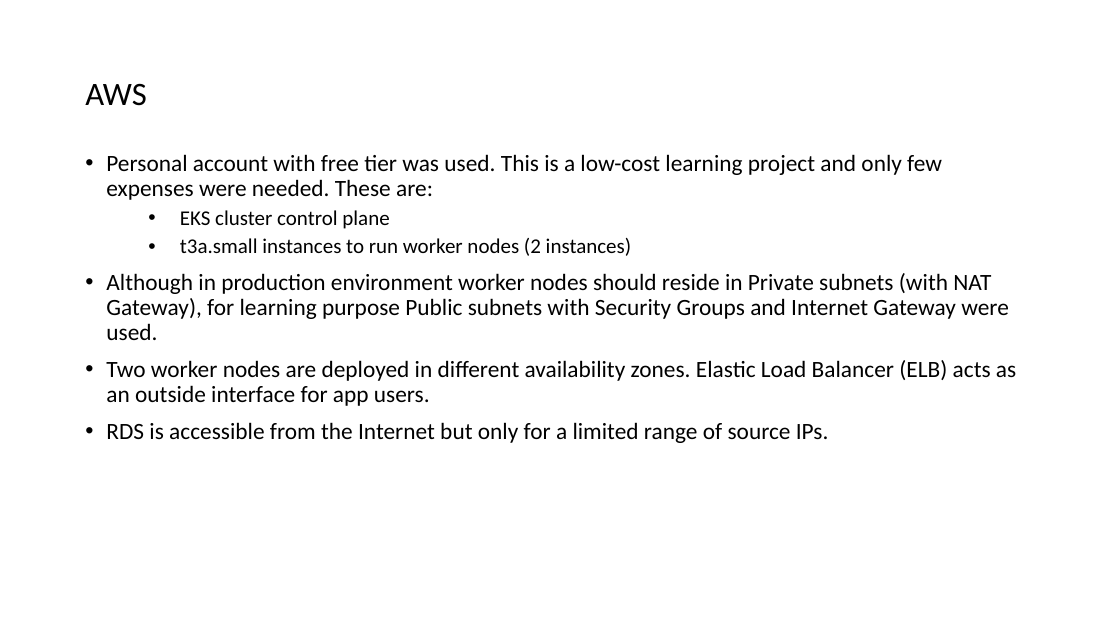
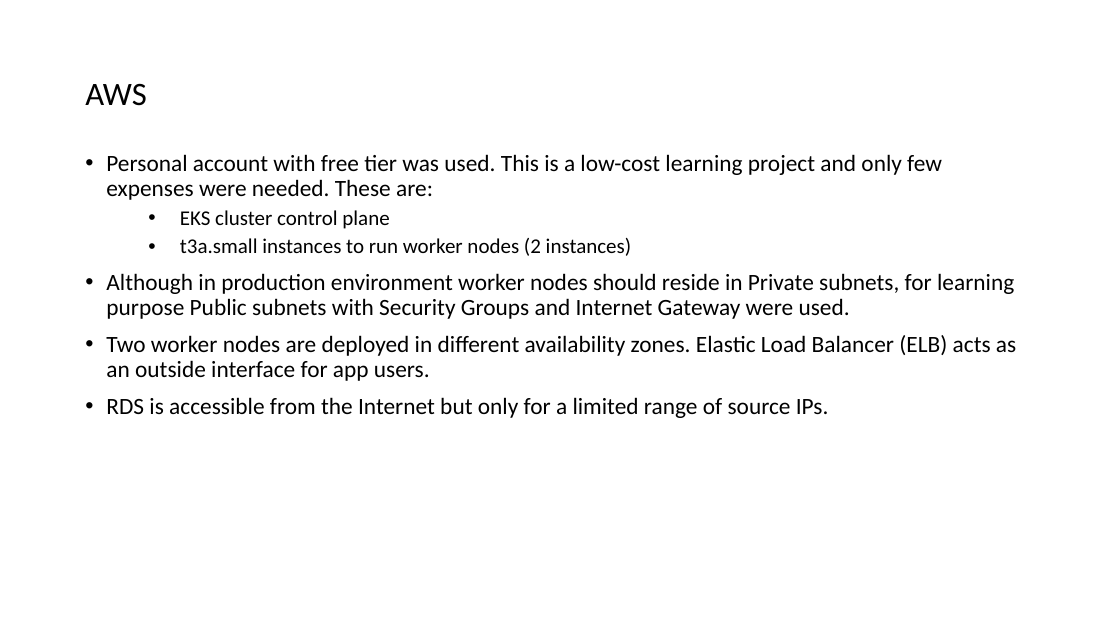
Before and after one commit to AlexGenSh/DevOpsScool-diploma, a slide deck: slide 13 of internship-diploma-sherbakov-alexander.pptx. Drawn at 1120x630 pixels with LibreOffice and Linux fonts; fonts in the diff are those of the drawing. Boxes give left, top, right and bottom in pixels: in the first picture for what was removed or moved away, otherwise in the second. Text is boxed around its words. In the diff, an @@ line names an element or a change of style, - is before the commit and + after.

Commit message:
Add presentation

```diff
--- a/internship-diploma-sherbakov-alexander.pptx
+++ b/internship-diploma-sherbakov-alexander.pptx
@@ text at [106, 273, 1014, 319]: text changed @@
-• Although in production environment worker nodes should reside in Private subnets (with NAT Gateway), for learning purpose Public subnets with Security Groups and Internet Gateway were used.
+• Although in production environment worker nodes should reside in Private subnets, for learning purpose Public subnets with Security Groups and Internet Gateway were used.
```
